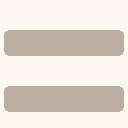
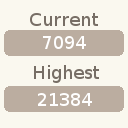
Before/after of a w=128, h=128 layered artwork. What changed in the layer stack:
added layer "7094" above "21384" over [43, 36, 86, 49]
added layer "21384" above "Highest" over [38, 93, 92, 106]
added layer "Highest" above "Current" over [34, 65, 99, 83]
added layer "Current" above "Button Backrounds" over [30, 13, 98, 26]
